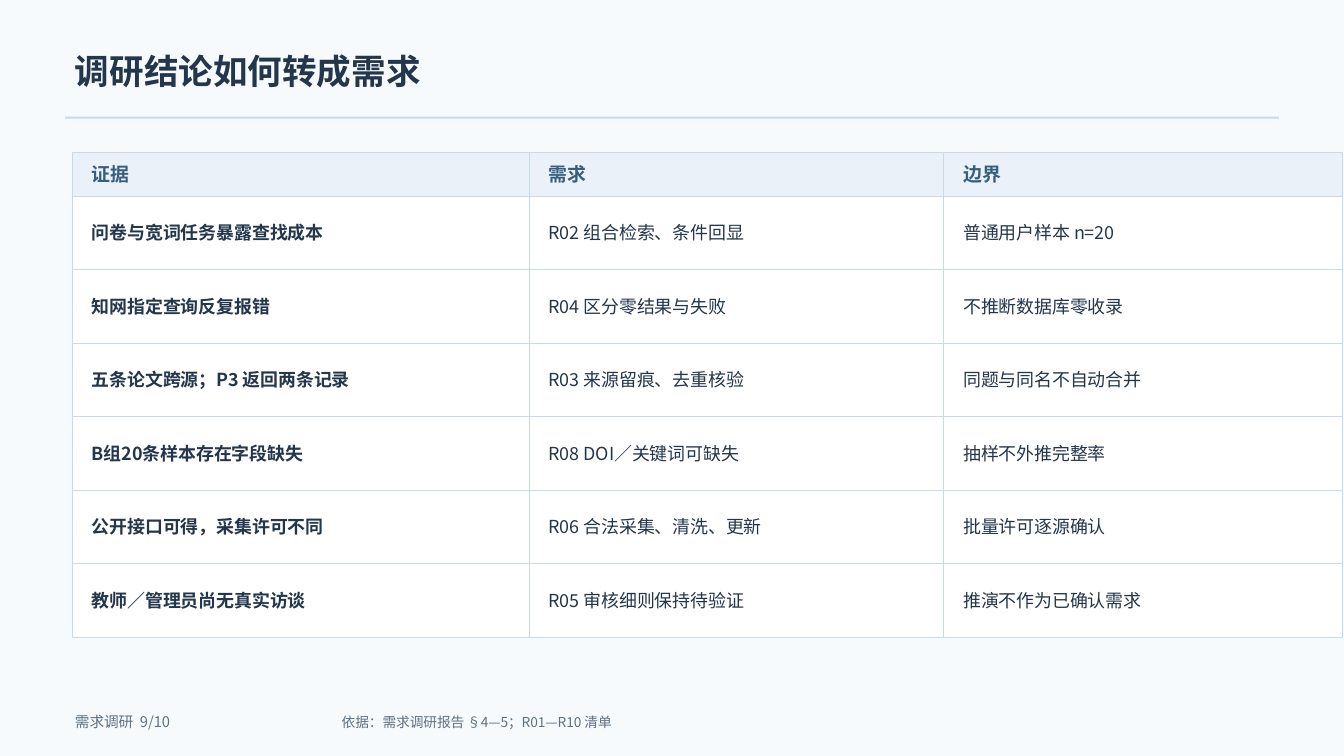
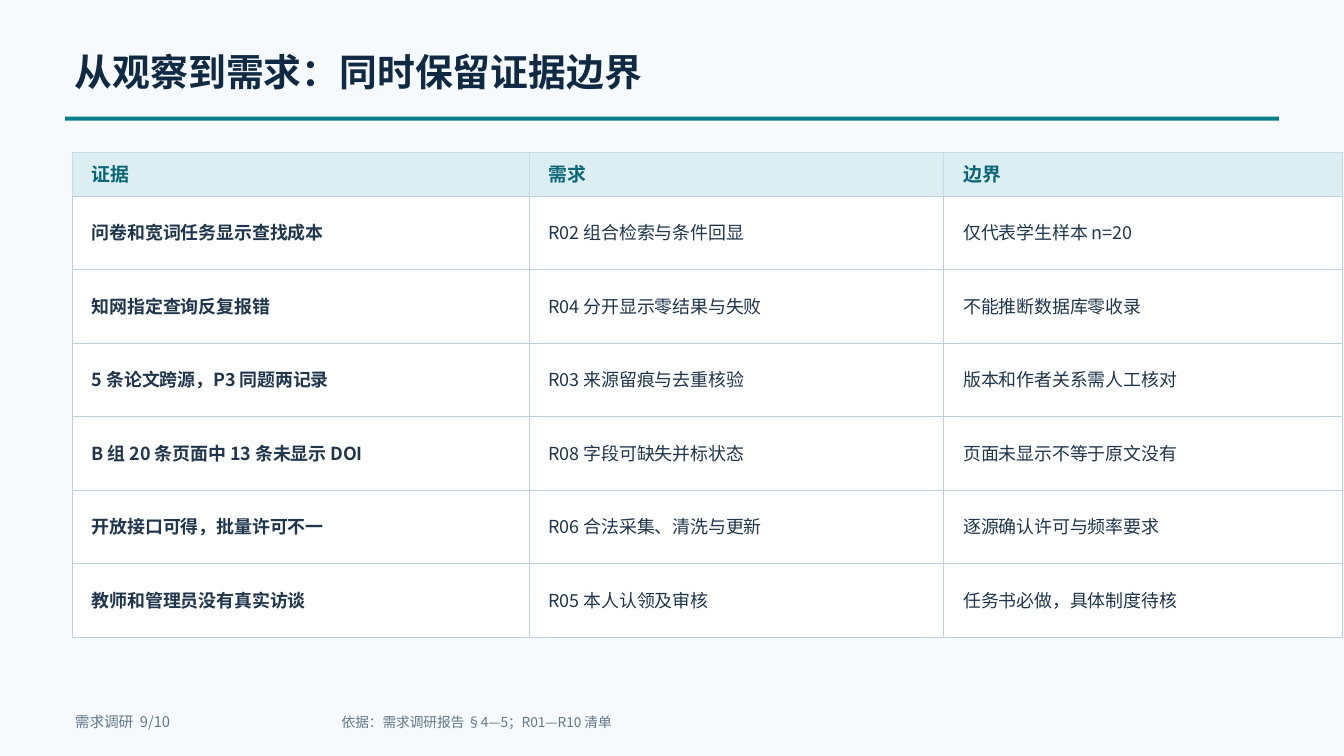
Before and after one commit to retepa1676767/ScholarShare, a slide deck: slide 9 of docs/需求调研/提交版/作业1-学术成果分享平台-需求调研汇报.pptx. Drawn at 1344x756 pixels with LibreOffice and Linux fonts; fonts in the diff are those of the drawing. Boxes give left, top, right and bottom in pixels: in the first picture for what was removed or moved away, otherwise in the second. Text is boxed around its words. In the diff, an @@ line names an element or a change of style, - is before the commit and + after.

```diff
--- a/docs/需求调研/提交版/作业1-学术成果分享平台-需求调研汇报.pptx
+++ b/docs/需求调研/提交版/作业1-学术成果分享平台-需求调研汇报.pptx
@@ text at [75, 53, 642, 90]: text changed; size 24.8 to 27 pt; text colour #24364B to #102A43 @@
-调研结论如何转成需求
+从观察到需求：同时保留证据边界
@@ rectangle at [66, 117, 1279, 121]: fill #C9D9E5 to #087E8B @@
@@ fill #EAF1F8 to #DDEEF2 in 3 elements at [73, 152, 529, 197], [529, 152, 944, 197], [944, 152, 1343, 197] @@
@@ text colour #385E7D to #0A6676 in 3 elements at [92, 165, 130, 183], [549, 165, 587, 183], [963, 165, 1001, 183] @@
@@ text at [92, 223, 324, 241]: text changed; text colour #24364B to #1F364D @@
-问卷与宽词任务暴露查找成本
+问卷和宽词任务显示查找成本
@@ text at [549, 224, 744, 241]: text changed; text colour #24364B to #1F364D @@
-R02 组合检索、条件回显
+R02 组合检索与条件回显
@@ text at [963, 224, 1133, 241]: text changed; text colour #24364B to #1F364D @@
-普通用户样本 n=20
+仅代表学生样本 n=20
@@ text at [549, 298, 762, 315]: text changed; text colour #24364B to #1F364D @@
-R04 区分零结果与失败
+R04 分开显示零结果与失败
@@ text at [963, 298, 1141, 315]: text changed; text colour #24364B to #1F364D @@
-不推断数据库零收录
+不能推断数据库零收录
@@ text at [92, 370, 329, 389]: text changed; text colour #24364B to #1F364D @@
-五条论文跨源；P3 返回两条记录
+5 条论文跨源，P3 同题两记录
@@ text at [549, 371, 744, 388]: text changed; text colour #24364B to #1F364D @@
-R03 来源留痕、去重核验
+R03 来源留痕与去重核验
@@ text at [963, 371, 1177, 388]: text changed; text colour #24364B to #1F364D @@
-同题与同名不自动合并
+版本和作者关系需人工核对
@@ text at [92, 444, 362, 462]: text changed; text colour #24364B to #1F364D @@
-B组20条样本存在字段缺失
+B 组 20 条页面中 13 条未显示 DOI
@@ text at [549, 445, 744, 462]: text changed; text colour #24364B to #1F364D @@
-R08 DOI／关键词可缺失
+R08 字段可缺失并标状态
@@ text at [963, 445, 1177, 462]: text changed; text colour #24364B to #1F364D @@
-抽样不外推完整率
+页面未显示不等于原文没有
@@ text at [92, 517, 324, 536]: text changed; text colour #24364B to #1F364D @@
-公开接口可得，采集许可不同
+开放接口可得，批量许可不一
@@ text at [549, 518, 762, 535]: text changed; text colour #24364B to #1F364D @@
-R06 合法采集、清洗、更新
+R06 合法采集、清洗与更新
@@ text at [963, 518, 1159, 535]: text changed; text colour #24364B to #1F364D @@
-批量许可逐源确认
+逐源确认许可与频率要求
@@ outline #C9D9E5 0.75 pt to #BBD1DD 0.75 pt in 17 elements at [73, 197, 529, 270], [529, 197, 944, 270], [944, 197, 1343, 270], [529, 270, 944, 344], [944, 270, 1343, 344], [73, 344, 529, 417], [529, 344, 944, 417], [944, 344, 1343, 417], [73, 417, 529, 491], [529, 417, 944, 491], [944, 417, 1343, 491], [73, 490, 529, 564], [529, 490, 944, 564], [944, 490, 1343, 564], [73, 564, 529, 637], [529, 564, 944, 637], [944, 564, 1343, 637] @@
@@ text at [92, 591, 306, 609]: text changed; text colour #24364B to #1F364D @@
-教师／管理员尚无真实访谈
+教师和管理员没有真实访谈
@@ text at [549, 592, 709, 609]: text changed; text colour #24364B to #1F364D @@
-R05 审核细则保持待验证
+R05 本人认领及审核
@@ text at [963, 592, 1177, 609]: text changed; text colour #24364B to #1F364D @@
-推演不作为已确认需求
+任务书必做，具体制度待核
```
Also in this commit, not shown: 9 other slides changed, 1 other file.
